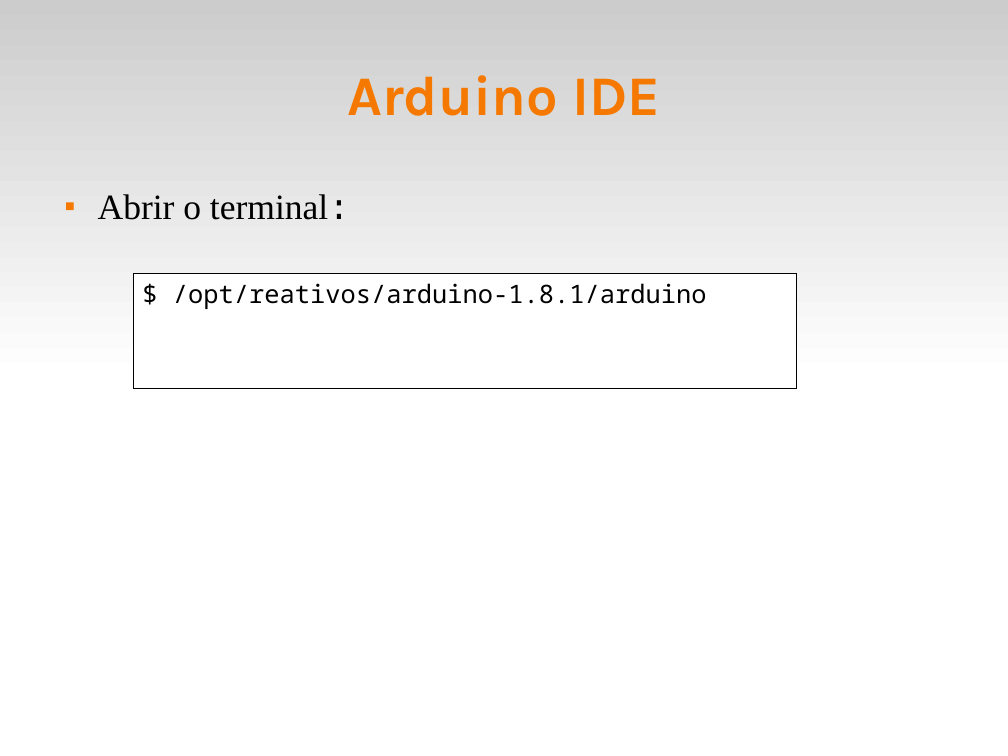
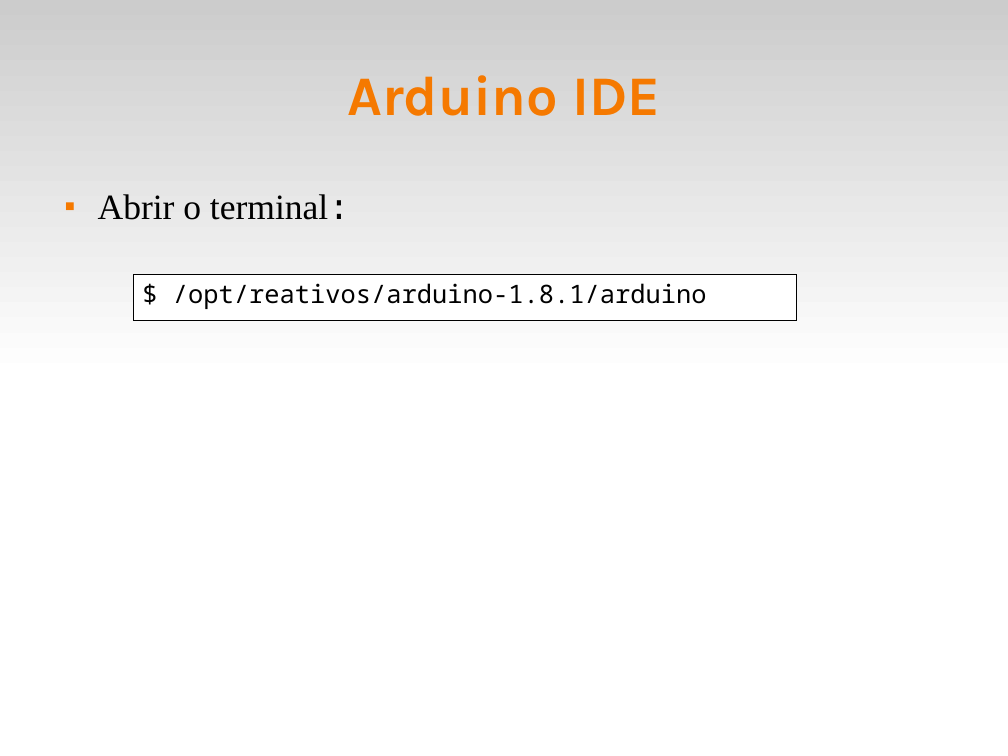
Before and after one commit to fsantanna-uerj/reativos, a slide deck: slide 3 of slides/02_arduino.odp (slide 5 before the commit). Drawn at 1008x756 pixels with LibreOffice and Linux fonts; fonts in the diff are those of the drawing. Boxes give left, top, right and bottom in pixels: in the first picture for what was removed or moved away, otherwise in the second. Text is boxed around its words. In the diff, an @@ line names an element or a change of style, - is before the commit and + after.

Commit message:
(>) slides

```diff
--- a/slides/02_arduino.odp
+++ b/slides/02_arduino.odp
@@ rectangle "$ /opt/reativos/arduino-1.8.1/arduino": place and size @@
-rectangle "$ /opt/reativos/arduino-1.8.1/arduino" at box(134, 274, 797, 389)
+rectangle "$ /opt/reativos/arduino-1.8.1/arduino" at box(134, 274, 797, 320)
```
Also in this commit, not shown: 1 slide added, 1 other file.
